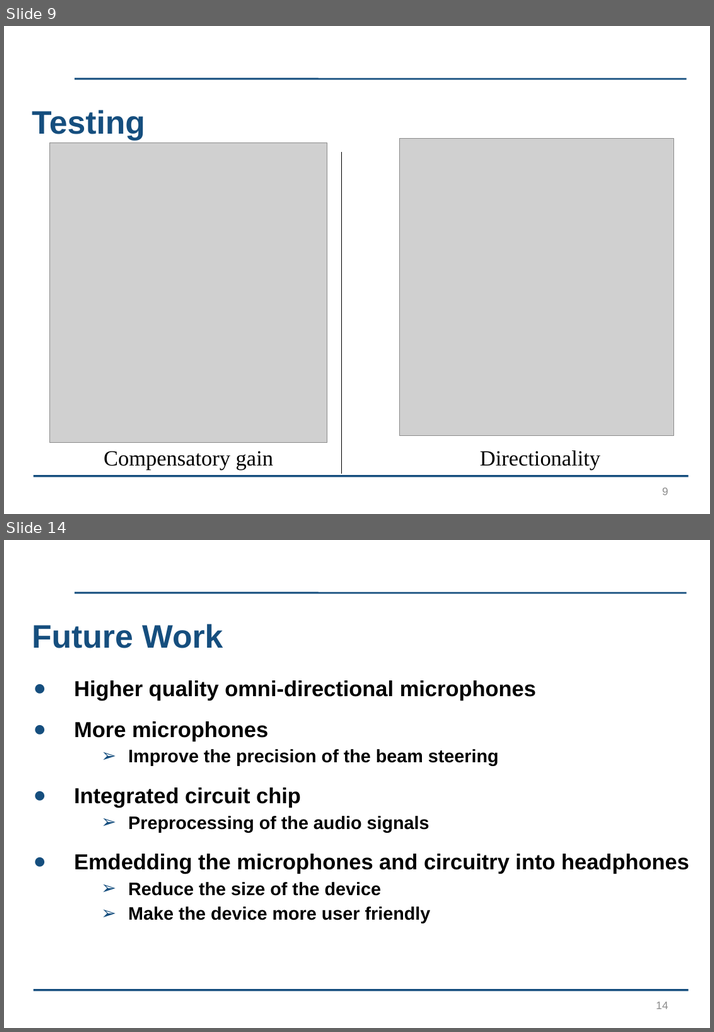
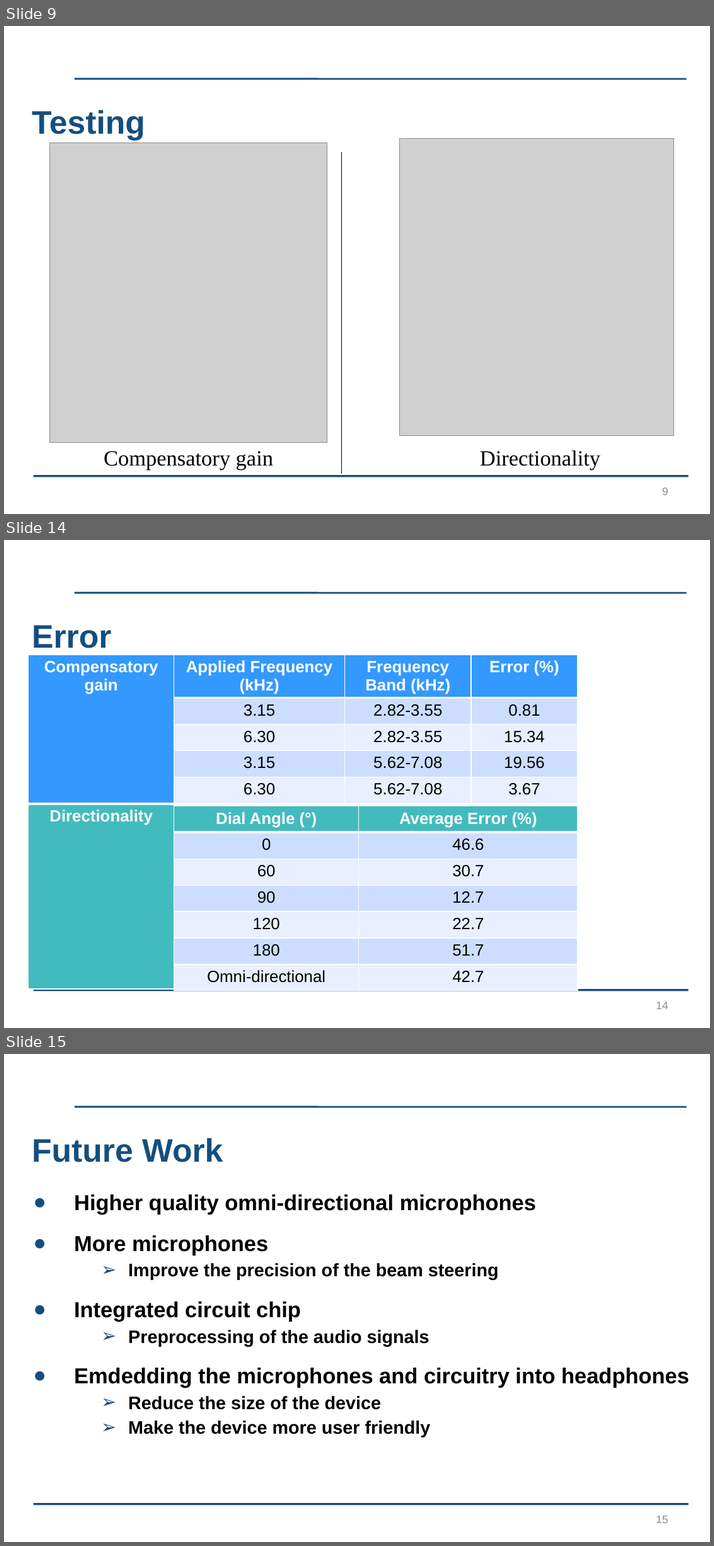
Before and after one commit to kayjayB/I_cant_hear_you, a slide deck: Presentation/Lab Project Presentation.pptx. Shown one above the other, each under a label of ours: slides 9 and 14 before the commit, slides 9, 14 and 15 after it; the slides between them are not shown. The pictures are 714x1032 and 714x1546 pixels, drawn with LibreOffice and Linux fonts; fonts in the diff are those of the drawing; grey boxes stand for pictures; background and template pictures are left out. Boxes give left, top, right and bottom in pixels: in the first picture for what was removed or moved away, otherwise in the second. Text is boxed around its words. In the diff, an @@ line names an element or a change of style, - is before the commit and + after.

```diff
--- a/Presentation/Lab Project Presentation.pptx
+++ b/Presentation/Lab Project Presentation.pptx
@@ slide 14 added at <box>4,540,710,1028</box>, background #FFFFFF; not listed: 2 template elements that a slide beside it also shows @@
@@ title added at <box>32,625,111,648</box>, 36 pt, text #154E7E, bold @@
+Error
@@ table added at <box>29,655,174,990</box>, 2 rows, 1 columns @@
+Compensatory gain
+Directionality
@@ table added at <box>174,655,577,806</box>, 5 rows, 3 columns @@
+Applied Frequency (kHz) | Frequency Band (kHz) | Error (%)
+3.15 | 2.82-3.55 | 0.81
+6.30 | 2.82-3.55 | 15.34
+3.15 | 5.62-7.08 | 19.56
+6.30 | 5.62-7.08 | 3.67
@@ table added at <box>174,806,578,992</box>, 7 rows, 2 columns @@
+Dial Angle (°) | Average Error (%)
+0 | 46.6
+60 | 30.7
+90 | 12.7
+120 | 22.7
+180 | 51.7
+Omni-directional | 42.7
@@ page number added at <box>655,1002,667,1009</box>, 12 pt, text #8C8C8C @@
+14
@@ what was slide 14 is now slide 15 @@
@@ page number at <box>655,1516,667,1523</box>: text changed @@
-14
+15
```
Also in this commit, not shown: 6 slides changed.
